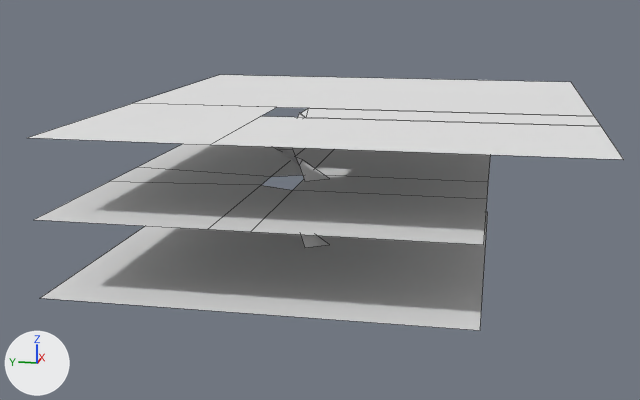
One commit to the OBJ model Assets/05_Art/low.obj: the scene before it, then after it.
Rendered twice from a 50 mm lens placed at (-90.9, -20.5, 28.3), pointed at (6.3, -1.1, 4.0). Lighting does not change. The marker at lower left points along +X, +Y and +Z. The older version comes first. Mesh edges are drawn as thin lines. Where no turn or scale is listed for an object, it has been applied to the vertices.
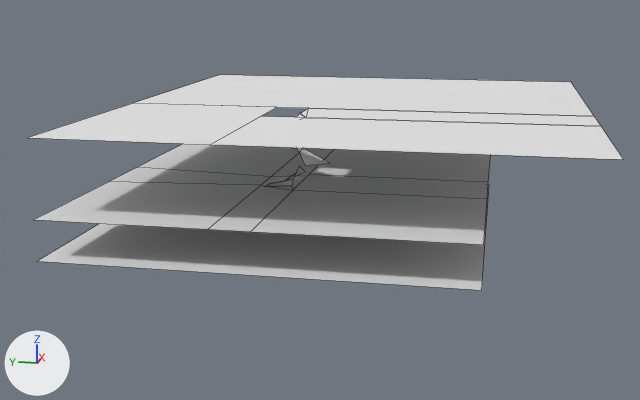
Pixel boxes [x1, y1, x2, y2] of what changed, in the pictures (640 x 400 px):
'Plane004', mesh moved: before [41, 212, 488, 330]; after [38, 176, 489, 290]
'Plane007', reshaped: before [273, 113, 329, 181]; after [298, 113, 304, 118]
'Object041', added: after [300, 148, 329, 165]
'Plane003', deleted (mostly hidden): before [301, 235, 329, 248]
'Object048', added: after [267, 179, 294, 186]
'Object049', added: after [270, 186, 293, 190]
'Object047', added: after [271, 176, 295, 184]

The change, as a diff of the scene's bpy script:
```diff
--- a/Assets/05_Art/low.obj.py
+++ b/Assets/05_Art/low.obj.py
@@ me_plane004 @@
 # used by ob_plane004; location = (0.0, 0.0, 0.0)
-me_plane004.from_pydata(...)  # 4 vertices, 1 face; spans x -20.0..20.0, y -20.0..20.0, z 0.0
+me_plane004.from_pydata(...)  # 4 vertices, 1 face; spans x -20.0..20.0, y -20.0..20.0, z 3.6
+# me_plane004 part 1: the whole mesh is moved by (0.0, 0.0, 3.6)
 me_plane004.materials.append(mat_wire_203160209)
@@ me_plane007 @@
 # used by ob_plane007; location = (0.0, 0.0, 0.0)
 # verts and faces of me_plane007; kept vertices keep their numbers, new ones are numbered from 14
 # before: 0 (0.65, 0.04, 9.14) at pixel (299, 165), 1 (0.38, -0.59, 7.46) at pixel (304, 181), 2 (2.16, -3.0, 7.46) at pixel (329, 178), 3 (3.64, 0.34, 9.14) at pixel (302, 159), 4 (2.24, 2.88, 10.45) at pixel (277, 149)
 # before: 5 (0.18, 0.63, 11.01) at pixel (292, 148), 6 (-0.55, 3.63, 11.76), 7 (-0.21, 0.64, 11.95), 8 (-2.76, 2.47, 12.88), 9 (-0.6, 0.38, 13.07)
 # before: 10 (-3.68, 0.59, 13.82), 11 (-0.72, 0.09, 14.07), 12 (-3.43, -1.49, 15.01) at pixel (305, 117), 13 (-0.68, -0.3, 15.01) at pixel (299, 112)
-me_plane007.from_pydata(...)  # 14 vertices, 6 faces; spans x -3.68..3.64, y -3.0..3.63, z 7.46..15.01
+me_plane007.from_pydata(...)  # 4 vertices, 1 face; spans x -3.68..-0.68, y -1.49..0.59, z 14.09..15.01
+# me_plane007 part 2
+delete_vertices([*range(0, 12)])  # with the faces that use them
+verts[14] = (-0.72, 0.09, 14.29)
+verts[15] = (-3.68, 0.59, 14.09)
+faces += [(12, 13, 14, 15)]
 me_plane007.materials.append(mat_wire_084166149)
@@ me_object049 @@
+me_object049.from_pydata([(0.18, 0.63, 6.35), (2.24, 2.88, 5.93), (-0.55, 3.63, 6.91), (-0.21, 0.64, 7.05)], [], [(0, 1, 2, 3)])
+me_object049.materials.append(mat_wire_084166149)  # white #e7e7e7
@@ me_object048 @@
+me_object048.from_pydata([(-0.21, 0.64, 7.05), (-0.55, 3.63, 6.91), (-2.76, 2.47, 7.74), (-0.6, 0.38, 7.88)], [], [(0, 1, 2, 3)])
+me_object048.materials.append(mat_wire_084166149)  # white #e7e7e7
@@ me_object047 @@
+me_object047.from_pydata([(-0.6, 0.38, 7.88), (-2.76, 2.47, 7.74), (-3.68, 0.59, 8.44), (-0.72, 0.09, 8.63)], [], [(0, 1, 2, 3)])
+me_object047.materials.append(mat_wire_084166149)  # white #e7e7e7
@@ me_object041 @@
+me_object041.from_pydata([(0.65, 0.04, 10.51), (0.38, -0.59, 9.22), (2.16, -3.0, 9.22), (3.64, 0.34, 10.51)], [], [(0, 1, 2, 3)])
+me_object041.materials.append(mat_wire_084166149)  # white #e7e7e7
@@ ob_plane003 @@
-ob_plane003 = bpy.data.objects.new('Plane003', me_plane003)
-ob_plane003.location = (0.0, 0.0, 0.0)
@@ ob_object049 @@
+ob_object049 = bpy.data.objects.new('Object049', me_object049)
+ob_object049.location = (0.0, 0.0, 0.0)
@@ ob_object048 @@
+ob_object048 = bpy.data.objects.new('Object048', me_object048)
+ob_object048.location = (0.0, 0.0, 0.0)
@@ ob_object047 @@
+ob_object047 = bpy.data.objects.new('Object047', me_object047)
+ob_object047.location = (0.0, 0.0, 0.0)
@@ ob_object041 @@
+ob_object041 = bpy.data.objects.new('Object041', me_object041)
+ob_object041.location = (0.0, 0.0, 0.0)
```
